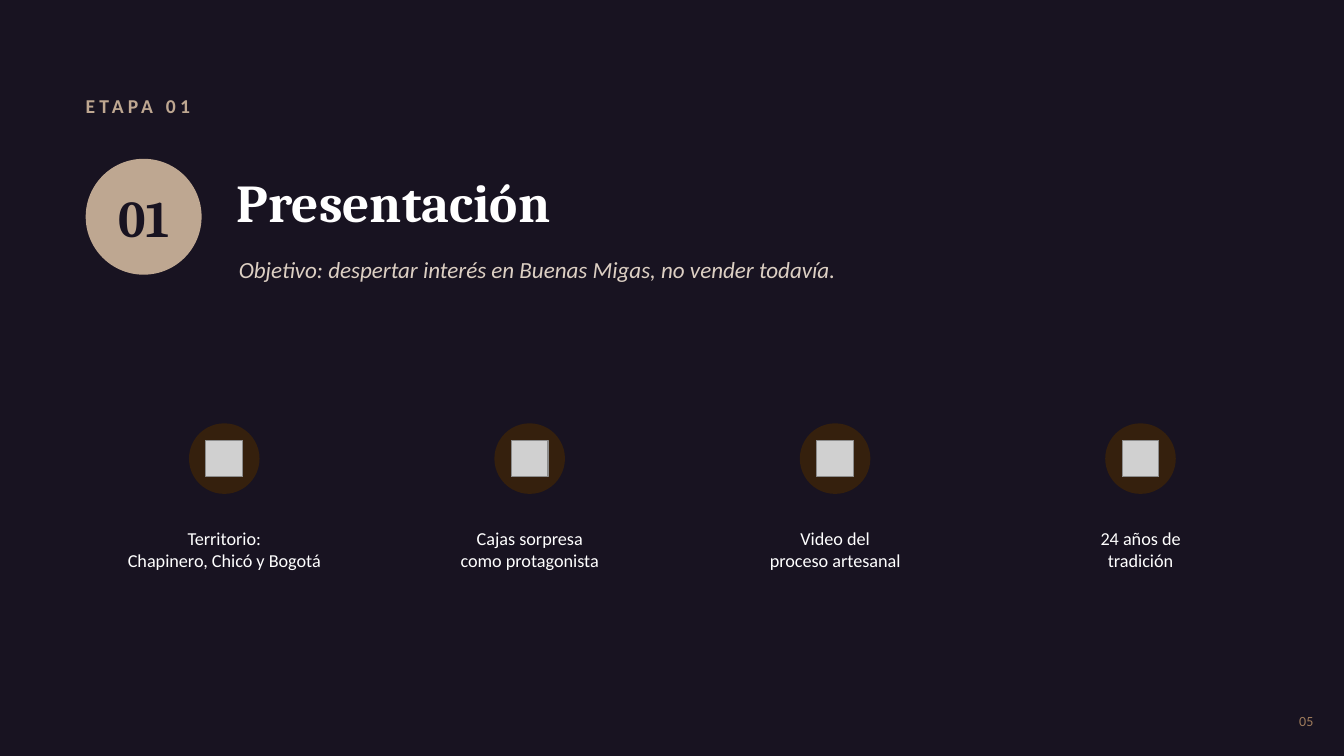
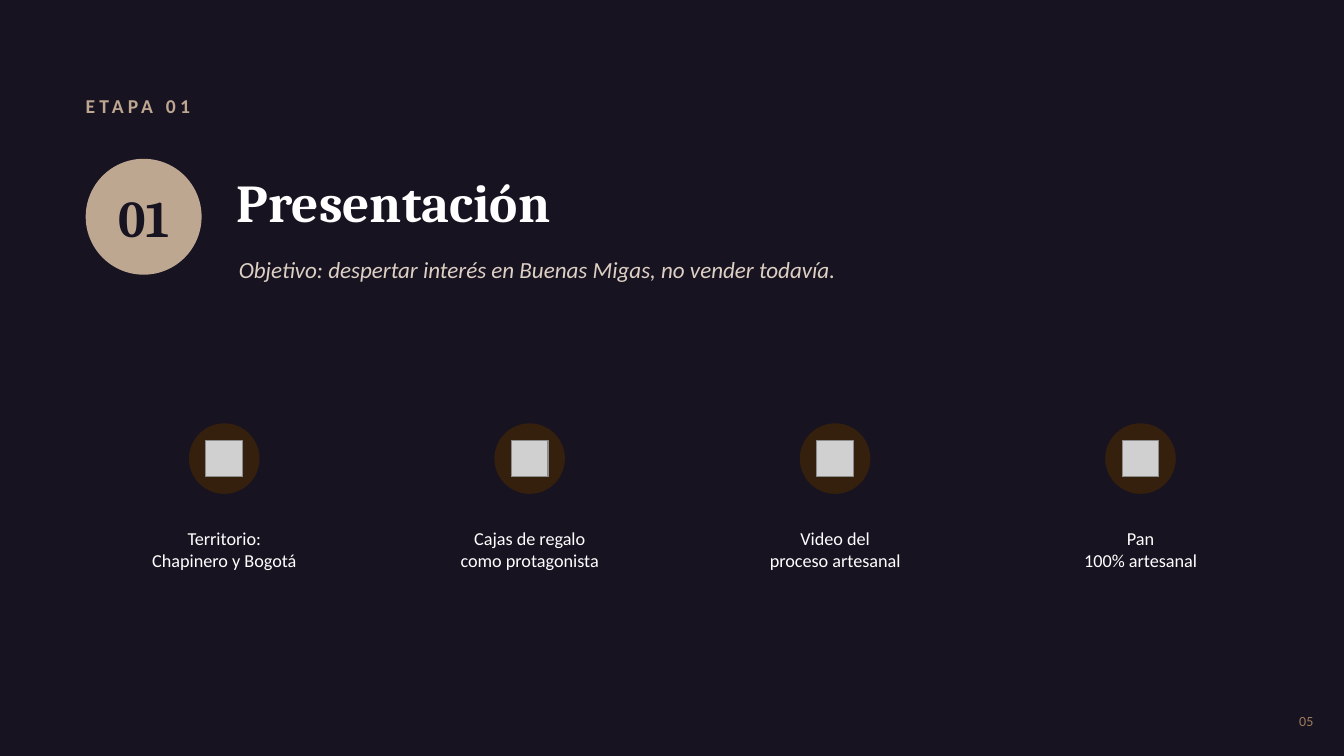
Before and after one commit to rozoerik-eng/Presentaciones-y-varios, a slide deck: slide 5 of Panadería Buenas Migas - Estrategia Meta Ads/Buenas_Migas_Meta_Ads.pptx. Drawn at 1344x756 pixels with LibreOffice and Linux fonts; fonts in the diff are those of the drawing; grey boxes stand for pictures. Boxes give left, top, right and bottom in pixels: in the first picture for what was removed or moved away, otherwise in the second. Text is boxed around its words. In the diff, an @@ line names an element or a change of style, - is before the commit and + after.

```diff
--- a/Panadería Buenas Migas - Estrategia Meta Ads/Buenas_Migas_Meta_Ads.pptx
+++ b/Panadería Buenas Migas - Estrategia Meta Ads/Buenas_Migas_Meta_Ads.pptx
@@ text at (474,532,585,548): text changed @@
-Cajas sorpresa
+Cajas de regalo
@@ text at (1084,533,1197,567): text changed @@
-24 años de
-tradición
+Pan
+100% artesanal
@@ text at (152,554,296,570): text changed @@
-Chapinero, Chicó y Bogotá
+Chapinero y Bogotá
```
Also in this commit, not shown: 6 other slides changed.
